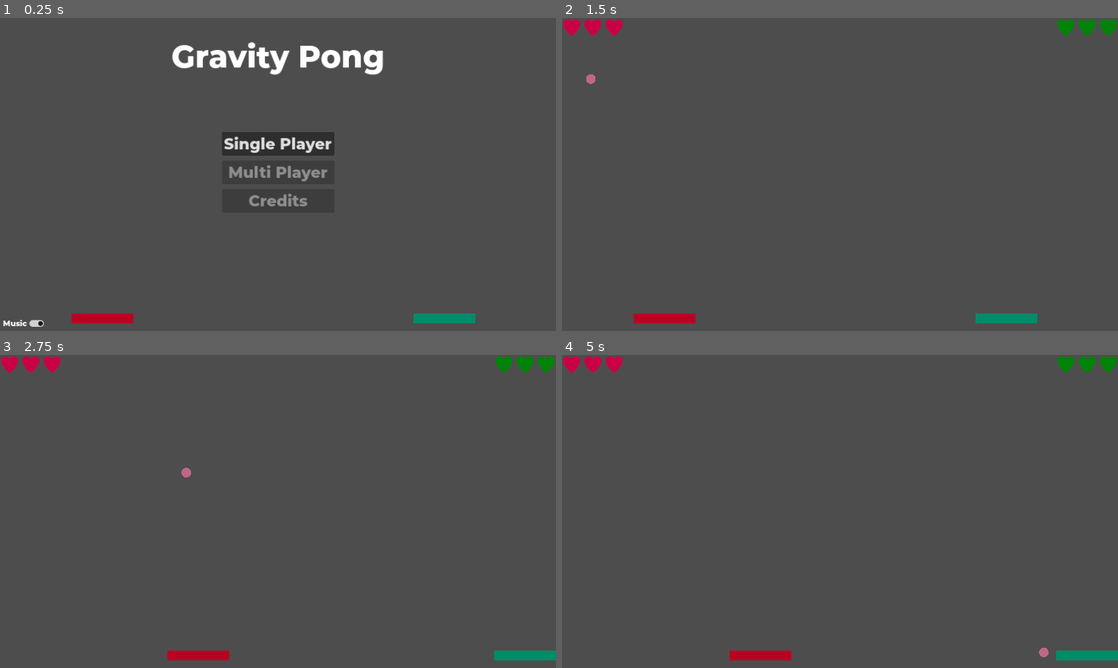
Above: before the commit, frames 1-4 (two rows, left to right).
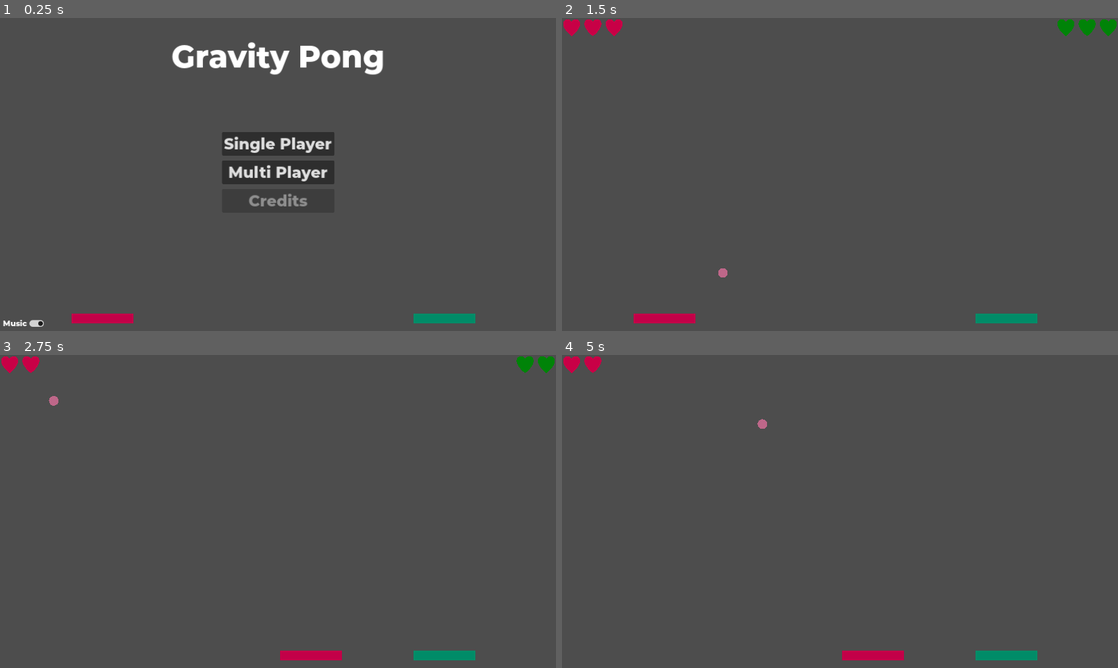
Above: after the commit, the same moments.

Repository: antoniskalou/GravityPong
Game: Godot game, scene res://src/main.tscn
Same seed, same stepped clock (60 frames per second), same inputs: the game is played once before the commit and once after it.
Inputs (mouse positions are in pixels of both pictures, inside the frame that each line leads up to):
- Up to frame 1 (0.25 s): no input
- Up to frame 2 (1.5 s): click (840, 171) at 0.5 s, where only the run after the commit has a clickable "Multi Player"; click (840, 143) at 1.25 s, where only the run before the commit has a clickable "Single Player"
- Up to frame 3 (2.75 s): hold D (move_right) from 2.03 s (still down); tap Left (move_left_2, bound only after the commit) at 2.1 s; tap Right (move_right_2, bound only after the commit) at 2.3 s
- Up to frame 4 (5 s): release D (move_right) at 2.78 s; hold A (move_left) 2.78-3.53 s; tap Right (move_right_2, bound only after the commit) at 2.85, 3.8, 4.35 s; tap Left (move_left_2, bound only after the commit) at 3.05, 3.6, 4.55 s; hold D (move_right) from 3.53 s (still down)

The runs differ from the first frame. In frame 1, 0.7% of the frame differs, in the area x 12-59%, y 47-98%; in frame 2, 0.4%; in frame 3, 1.7%; in frame 4, 1.9%, in the area x 7-100%, y 0-98%.

Commit message:
Fix ball collision when using new player object

Diff:
--- a/project.godot
+++ b/project.godot
@@ -19,6 +19,10 @@
 
 window/stretch/mode="canvas_items"
 
+[editor]
+
+movie_writer/movie_file="C:/Users/Antonis K/Software/my-games/Super Pong/movie.avi"
+
 [input]
 
 move_left={
@@ -37,12 +41,12 @@
 }
 move_left_2={
 "deadzone": 0.5,
-"events": [Object(InputEventJoypadMotion,"resource_local_to_scene":false,"resource_name":"","device":-1,"axis":2,"axis_value":-1.0,"script":null)
+"events": [Object(InputEventKey,"resource_local_to_scene":false,"resource_name":"","device":-1,"window_id":0,"alt_pressed":false,"shift_pressed":false,"ctrl_pressed":false,"meta_pressed":false,"pressed":false,"keycode":0,"physical_keycode":4194319,"key_label":0,"unicode":0,"echo":false,"script":null)
 ]
 }
 move_right_2={
 "deadzone": 0.5,
-"events": [Object(InputEventJoypadMotion,"resource_local_to_scene":false,"resource_name":"","device":-1,"axis":2,"axis_value":1.0,"script":null)
+"events": [Object(InputEventKey,"resource_local_to_scene":false,"resource_name":"","device":-1,"window_id":0,"alt_pressed":false,"shift_pressed":false,"ctrl_pressed":false,"meta_pressed":false,"pressed":false,"keycode":0,"physical_keycode":4194321,"key_label":0,"unicode":0,"echo":false,"script":null)
 ]
 }
 
--- a/src/ball.gd
+++ b/src/ball.gd
@@ -20,9 +20,14 @@
 func deflect_from_paddle(collision: KinematicCollision2D) -> Vector2:
 	var paddle_shape = collision.get_collider_shape().shape
 	var paddle_width = paddle_shape.size.x
-	var paddle_x = collision.get_collider().position.x
+	var paddle_x = collision.get_collider().global_position.x
 	var hit_x = collision.get_position().x
-	# calculate distance from center of paddle as range between -1 and 1
-	var distance_from_center = (hit_x - paddle_x) / paddle_width * 2
+	# distance from center of paddle as range between 0 and 1
+	var distance_from_center = (hit_x - paddle_x + paddle_width / 2) / paddle_width
+	# avoid bugs when hitting side of paddle
+	distance_from_center = clampf(distance_from_center, 0, 1)
+	# set to range between -1 and 1
+	distance_from_center = (2 * distance_from_center) - 1
+	print("Distance from center: ", distance_from_center)
 	var angle_change = distance_from_center * max_angle
 	return velocity.rotated(deg_to_rad(angle_change))
--- a/src/ball.tscn
+++ b/src/ball.tscn
@@ -11,6 +11,7 @@
 [node name="Ball" type="CharacterBody2D"]
 collision_layer = 2
 collision_mask = 5
+motion_mode = 1
 script = ExtResource("1_jwrfy")
 
 [node name="MeshInstance2D" type="MeshInstance2D" parent="."]
--- a/src/ball_spawner.gd
+++ b/src/ball_spawner.gd
@@ -25,7 +25,7 @@
 	var ball = BallScene.instantiate()
 	ball.position = position
 	ball.velocity = velocity
-	add_child(ball)
+	call_deferred("add_child", ball)
 	return ball
 
 
--- a/src/health_bar.gd
+++ b/src/health_bar.gd
@@ -25,6 +25,5 @@
 
 
 func remove_first_child(node: Node) -> void:
-	var child = node.get_child(0)
-	if child:
-		node.remove_child(child)
+	if node.get_child_count() > 0:
+		node.remove_child(node.get_child(0))
--- a/src/hud.tscn
+++ b/src/hud.tscn
@@ -52,7 +52,6 @@
 layout_mode = 2
 theme = ExtResource("2_dbnox")
 theme_override_font_sizes/font_size = 32
-disabled = true
 text = "Multi Player"
 
 [node name="Credits" type="Button" parent="MainMenu/Options"]
--- a/src/main.gd
+++ b/src/main.gd
@@ -1,11 +1,14 @@
 extends Node
 
-@export var player_1: CharacterBody2D
-@export var player_2: CharacterBody2D
+@export var player_1: Node2D
+@export var player_2: Node2D
 
-@onready var players: Array[CharacterBody2D] = [player_1, player_2]
+@export var player_1_moves: Array[StringName] = ["move_left", "move_right"]
+@export var player_2_moves: Array[StringName] = ["move_left_2", "move_right_2"]
+
+@onready var players: Array[Node2D] = [player_1, player_2]
 @onready var lives: Array = players.map(func(p): return 3)
-@onready var current_player: CharacterBody2D = players[0]
+@onready var current_player: Node2D = players[0]
 
 
 func game_start():
@@ -14,7 +17,21 @@
 	$HUD.player_1_set_lives(lives[0])
 	$HUD.player_2_set_lives(lives[1])
 	$BallSpawner.spawn_randomly()
+	# loser plays first
 	current_player.movement_enabled = true
+
+
+func start_single_player():
+	game_start()
+	# player 1 controls both
+	player_1.moves = player_1_moves
+	player_2.moves = player_1_moves
+
+
+func start_multi_player():
+	game_start()
+	player_1.moves = player_1_moves
+	player_2.moves = player_2_moves
 
 
 func game_over():
@@ -25,18 +42,18 @@
 	$HUD.game_over(winner_name, winner.modulate)
 
 
-func player_loose_life(player: CharacterBody2D) -> int:
+func player_loose_life(player: Node) -> int:
 	var current_idx = players.find(player)
 	lives[current_idx] -= 1
 	return lives[current_idx]
 
 
-func lives_for_player(player: CharacterBody2D) -> int:
+func lives_for_player(player: Node) -> int:
 	var current_idx = players.find(player)
 	return lives[current_idx]
 
 
-func next_player(current: CharacterBody2D) -> CharacterBody2D:
+func next_player(current: Node) -> CharacterBody2D:
 	var current_idx = players.find(current)
 	return players[(current_idx + 1) % players.size()]
 
@@ -44,17 +61,17 @@
 # Called when the node enters the scene tree for the first time.
 func _ready() -> void:
 	for p in players:
-		p.connect("paddle_hit", _on_paddle_hit)
+		p.connect("player_hit", _on_player_hit)
 	$HUD.main_menu()
 
 
-func _on_paddle_hit(paddle: CharacterBody2D) -> void:
-	if current_player == paddle:
+func _on_player_hit(player: Node2D) -> void:
+	if current_player == player:
 		current_player.movement_enabled = false
 		current_player = next_player(current_player)
 		current_player.movement_enabled = true
 	else:
-		# TODO: decide what to do when the ball hits a non-player
+		# hitting other player does nothing
 		pass
 
 
@@ -77,4 +94,8 @@
 
 
 func _on_hud_start_single_player() -> void:
-	game_start()
+	start_single_player()
+
+
+func _on_hud_start_multi_player() -> void:
+	start_multi_player()
--- a/src/main.tscn
+++ b/src/main.tscn
@@ -1,7 +1,7 @@
 [gd_scene load_steps=9 format=3 uid="uid://dfd1634uvdqem"]
 
-[ext_resource type="PackedScene" uid="uid://dkeyt7cb0fu1c" path="res://src/paddle.tscn" id="1_58283"]
 [ext_resource type="Script" path="res://src/main.gd" id="1_mckqf"]
+[ext_resource type="PackedScene" uid="uid://br8d8ieh5vlnu" path="res://src/player.tscn" id="3_s4rsf"]
 [ext_resource type="PackedScene" uid="uid://v55jgofobus" path="res://src/hud.tscn" id="4_3i5ar"]
 [ext_resource type="Script" path="res://src/ball_spawner.gd" id="4_gfbqr"]
 
@@ -62,15 +62,13 @@
 position = Vector2(576, 84.5)
 shape = SubResource("RectangleShape2D_o5lbo")
 
-[node name="Player1" parent="." instance=ExtResource("1_58283")]
-modulate = Color(0.729412, 0, 0.133333, 1)
+[node name="Player1" parent="." instance=ExtResource("3_s4rsf")]
+modulate = Color(0.764706, 0, 0.282353, 1)
 position = Vector2(213, 622)
-platform_floor_layers = 4294967292
-platform_wall_layers = 4
-movement_enabled = false
+moves = Array[StringName]([&"move_left", &"move_right"])
 
-[node name="Player2" parent="." instance=ExtResource("1_58283")]
-modulate = Color(3.99485e-06, 0.547122, 0.40665, 1)
+[node name="Player2" parent="." instance=ExtResource("3_s4rsf")]
+modulate = Color(0, 0.54902, 0.407843, 1)
 position = Vector2(921, 622)
 movement_enabled = false
 
@@ -78,4 +76,5 @@
 
 [connection signal="body_entered" from="BelowFloorDetector" to="." method="_on_ball_left_scene"]
 [connection signal="restart_game" from="HUD" to="." method="_on_hud_restart_game"]
+[connection signal="start_multi_player" from="HUD" to="." method="_on_hud_start_multi_player"]
 [connection signal="start_single_player" from="HUD" to="." method="_on_hud_start_single_player"]
--- a/src/paddle.gd
+++ b/src/paddle.gd
@@ -6,11 +6,9 @@
 @export var movement_enabled := true
 
 
-func _physics_process(delta: float) -> void:
-	if movement_enabled:
-		var movement := Input.get_axis("move_left", "move_right")
-		velocity.x = movement * speed
-		move_and_slide()
+func move(axis: float) -> void:
+	velocity.x = axis * speed
+	move_and_slide()
 
 
 func _on_ball_hit_detector_body_entered(body: Node2D) -> void:
--- /dev/null
+++ b/src/player.gd
@@ -0,0 +1,27 @@
+extends Node2D
+
+signal player_hit(Node2D)
+
+@export var movement_enabled := true
+@export var moves: Array[StringName]
+@export var start_lives := 3
+
+var lives := start_lives
+
+
+func reset_lives() -> void:
+	lives = start_lives
+
+
+func loose_life() -> int:
+	lives -= 1
+	return lives
+
+
+func _process(delta: float) -> void:
+	if movement_enabled:
+		$Paddle.move(Input.get_axis(moves[0], moves[1]))
+
+
+func _on_paddle_hit(body: Node2D) -> void:
+	player_hit.emit(self)
--- /dev/null
+++ b/src/player.tscn
@@ -0,0 +1,11 @@
+[gd_scene load_steps=3 format=3 uid="uid://br8d8ieh5vlnu"]
+
+[ext_resource type="Script" path="res://src/player.gd" id="1_spf6y"]
+[ext_resource type="PackedScene" uid="uid://dkeyt7cb0fu1c" path="res://src/paddle.tscn" id="2_2ofy7"]
+
+[node name="Player" type="Node2D"]
+script = ExtResource("1_spf6y")
+
+[node name="Paddle" parent="." instance=ExtResource("2_2ofy7")]
+
+[connection signal="paddle_hit" from="Paddle" to="." method="_on_paddle_hit"]
Not shown, added: assets/icons/license.txt
Not shown, added: assets/sfx/4359__noisecollector__pongblipf4.wav.import
Not shown, added: assets/sfx/4360__noisecollector__ponblipg5.wav.import
Not shown, added: assets/sfx/4361__noisecollector__pongblipa3.wav.import
Not shown, added: assets/sfx/4362__noisecollector__pongblipa4.wav.import
Not shown, added: assets/sfx/4363__noisecollector__pongblipa3.wav.import
Not shown, added: assets/sfx/4364__noisecollector__pongblipa4.wav.import
Not shown, added: assets/sfx/4365__noisecollector__pongblipa5.wav.import
Not shown, added: assets/sfx/4366__noisecollector__pongblipb3.wav.import
Not shown, added: assets/sfx/4367__noisecollector__pongblipb4.wav.import
Not shown, added: assets/sfx/4368__noisecollector__pongblipc3.wav.import
Not shown, added: assets/sfx/4369__noisecollector__pongblipc4.wav.import
(and 56 more such lines)
